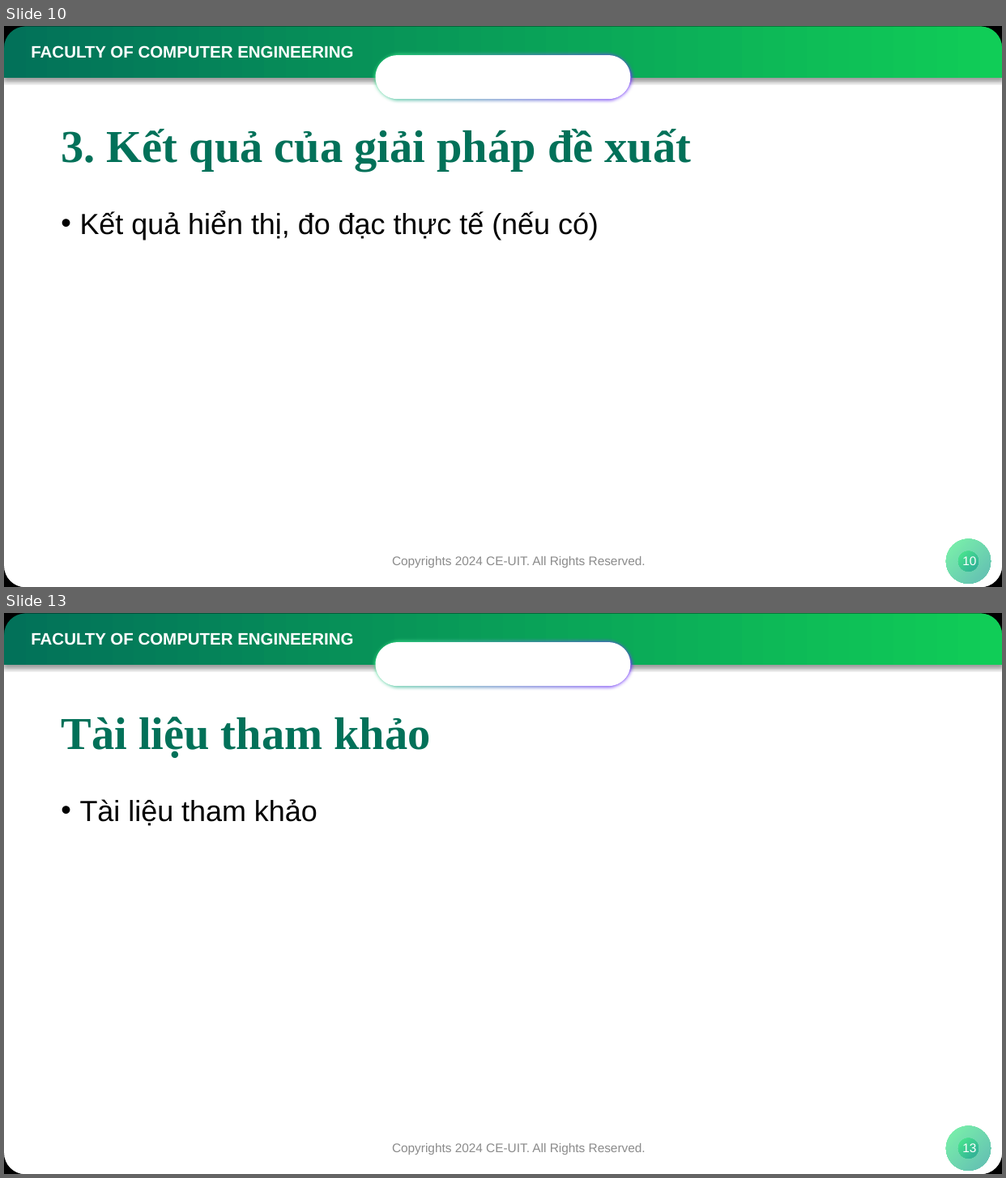
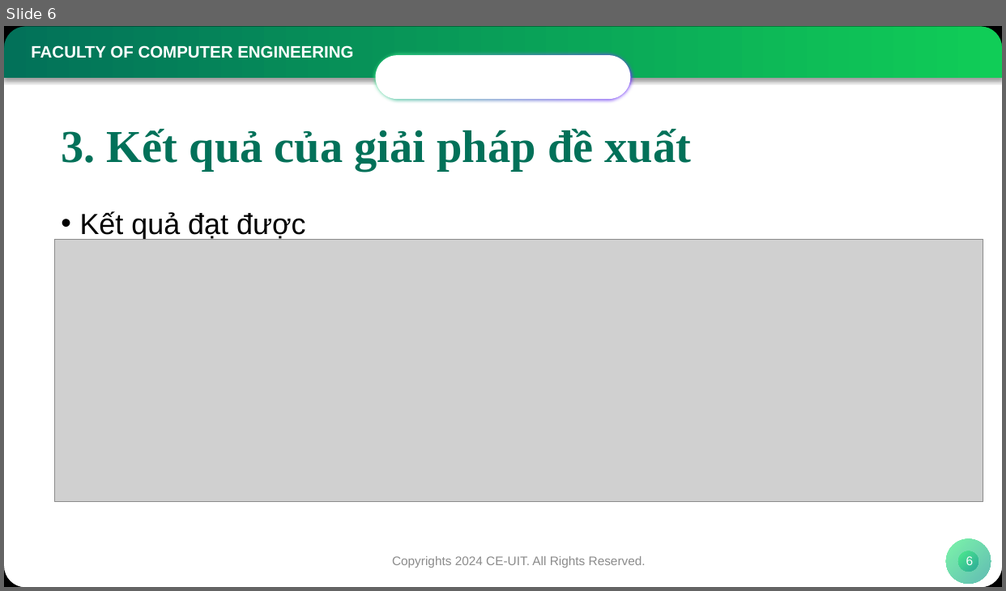
Before and after one commit to NamIsStudyingCE/Quanvolution, a slide deck: KTMT_KLTN_Phu luc 6_Mau bao cao bao ve.pptx. Shown one above the other, each under a label of ours: slides 10 and 13 before the commit, slide 6 after it; the slides between them are not shown. The pictures are 1006x1178 and 1006x591 pixels, drawn with LibreOffice and Linux fonts; fonts in the diff are those of the drawing; grey boxes stand for pictures; background and template pictures are left out. Boxes give left, top, right and bottom in pixels: in the first picture for what was removed or moved away, otherwise in the second. Text is boxed around its words. In the diff, an @@ line names an element or a change of style, - is before the commit and + after.

```diff
--- a/KTMT_KLTN_Phu luc 6_Mau bao cao bao ve.pptx
+++ b/KTMT_KLTN_Phu luc 6_Mau bao cao bao ve.pptx
@@ slide 13 removed at [4,613,1002,1174], background #FFFFFF; not listed: 7 template elements that a slide beside it also shows @@
@@ title removed at [61,717,430,758] @@
-Tài liệu tham khảo
@@ text removed at [80,799,317,826] @@
-• Tài liệu tham khảo
@@ text removed at [392,1144,646,1155] @@
-Copyrights 2024 CE-UIT. All Rights Reserved.
@@ page number removed at [962,1144,976,1152] @@
-13
@@ what was slide 10 is now slide 6 @@
@@ slide 6 changed as well @@
@@ text at [80,211,306,240]: text changed @@
-• Kết quả hiển thị, đo đạc thực tế (nếu có)
+• Kết quả đạt được
@@ picture added at [55,239,983,501] @@
@@ page number at [966,557,974,565]: text changed @@
-10
+6
```
Also in this commit, not shown: 6 other slides changed, 6 other slides removed, 18 other files.
